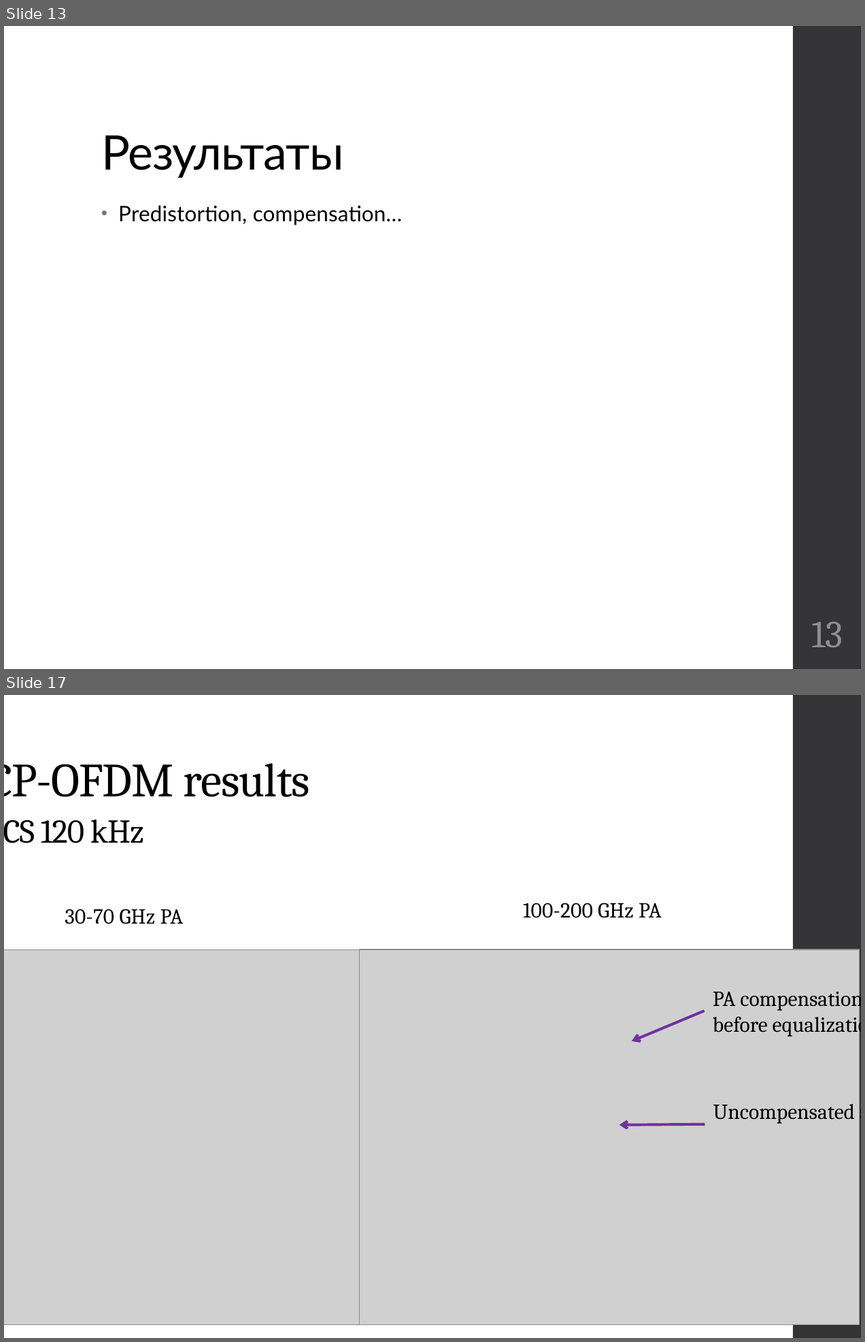
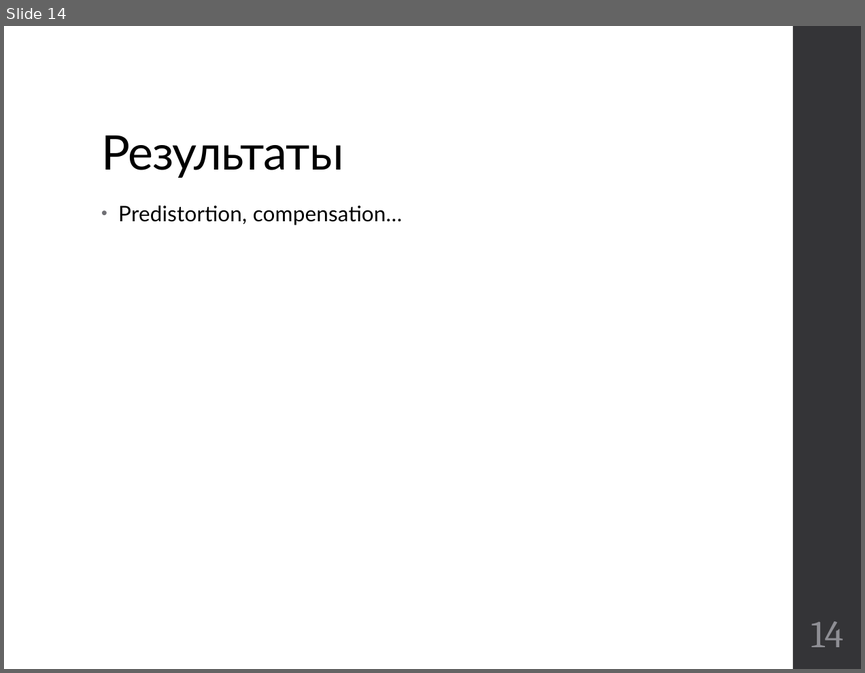
Before and after one commit to kannab98/graduation-paper, a slide deck: Presentation.pptx. Shown one above the other, each under a label of ours: slides 13 and 17 before the commit, slide 14 after it; the slides between them are not shown. The pictures are 865x1342 and 865x673 pixels, drawn with LibreOffice and Linux fonts; fonts in the diff are those of the drawing; grey boxes stand for pictures. Boxes give left, top, right and bottom in pixels: in the first picture for what was removed or moved away, otherwise in the second. Text is boxed around its words. In the diff, an @@ line names an element or a change of style, - is before the commit and + after.

```diff
--- a/Presentation.pptx
+++ b/Presentation.pptx
@@ slide 17 removed at (4, 695, 861, 1338), background #FFFFFF; not listed: 1 template element that a slide beside it also shows @@
@@ title removed at (4, 763, 310, 797) @@
-CP-OFDM results
@@ text removed at (41, 819, 144, 843) @@
-SCS 120 kHz
@@ text removed at (65, 909, 184, 924) @@
-30-70 GHz PA
@@ text removed at (523, 902, 662, 918) @@
-100-200 GHz PA
@@ picture removed at (4, 949, 392, 1325) @@
@@ picture removed at (360, 949, 859, 1325) @@
@@ text removed at (713, 986, 861, 1032) @@
-PA compensation before equalization
@@ arrow removed from (704, 1011) to (631, 1041) @@
@@ text removed at (713, 1104, 855, 1123) @@
-Uncompensated signal
@@ arrow removed from (705, 1124) to (619, 1124) @@
@@ page number removed at (811, 1324, 843, 1325) @@
-17
@@ what was slide 13 is now slide 14 @@
@@ page number at (810, 621, 843, 647): text changed @@
-13
+14
```
Also in this commit, not shown: 6 slides changed, 1 slide added, 9 other slides removed, 2 other files.
